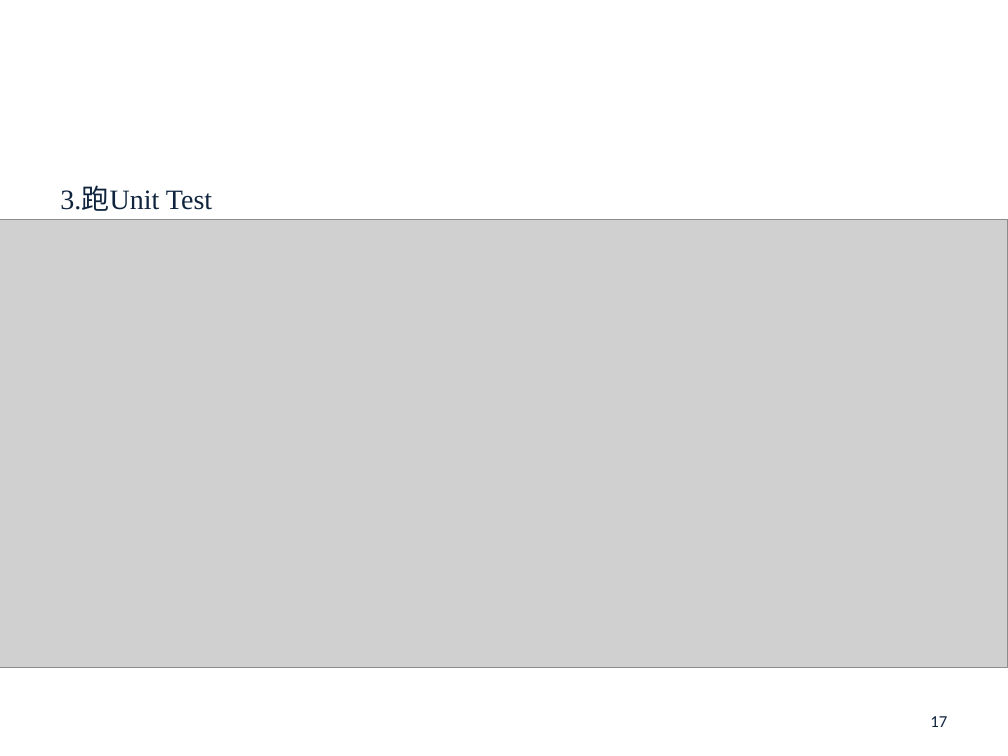
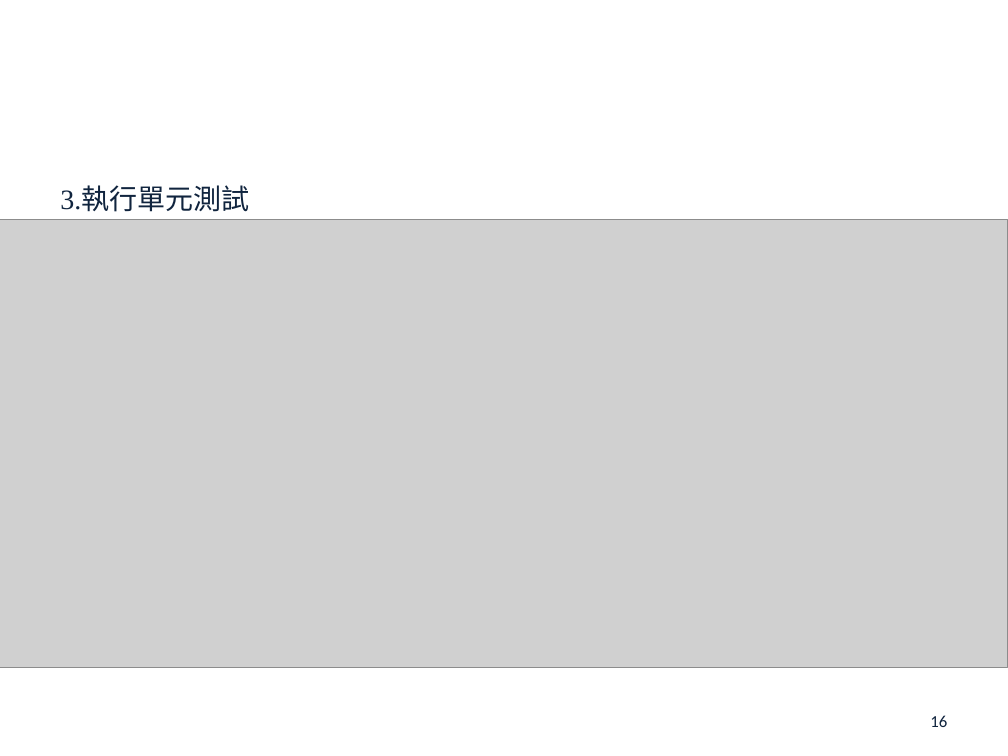
Before and after one commit to john78530/thesis, a slide deck: slide 16 of Oral.pptx (slide 17 before the commit). Drawn at 1008x756 pixels with LibreOffice and Linux fonts; fonts in the diff are those of the drawing; grey boxes stand for pictures; background and template pictures are left out. Boxes give left, top, right and bottom in pixels: in the first picture for what was removed or moved away, otherwise in the second. Text is boxed around its words. In the diff, an @@ line names an element or a change of style, - is before the commit and + after.

```diff
--- a/Oral.pptx
+++ b/Oral.pptx
@@ text at [60, 187, 249, 212]: text changed @@
-3.跑Unit Test
+3.執行單元測試
@@ page number at [930, 715, 947, 727]: text changed @@
-17
+16
```
Also in this commit, not shown: 8 other slides changed, 1 slide removed.
